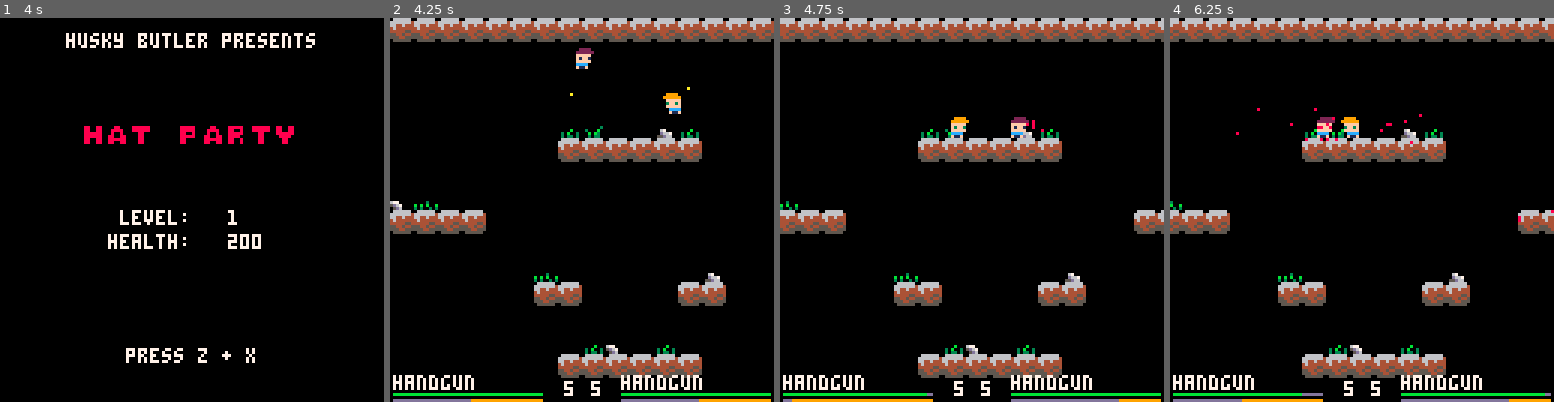
Above: before the commit, frames 1-4 (left to right).
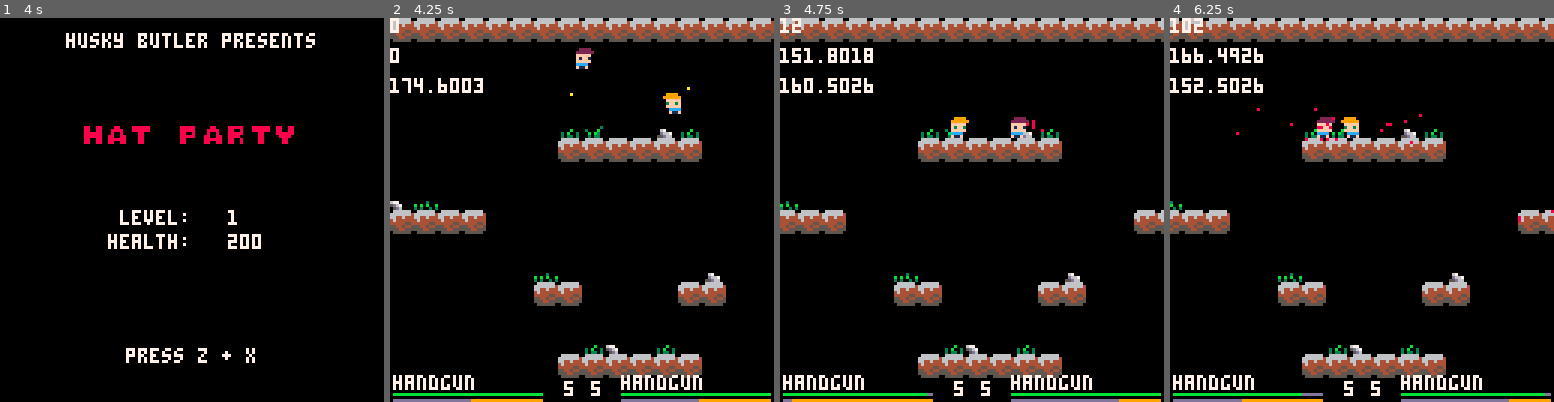
Above: after the commit, the same moments.

Repository: MatthewDiamant/pico8
Game: PICO-8 cartridge carts/hatparty.p8
The game is run twice, just before and just after one commit, with the same random seed, the same clock (stepped at 60 frames per second) and the same inputs.
Inputs:
- Up to frame 1 (4 s): tap X (X key) at 0.33, 1.07, 1.85, 2.97 s; tap O (Z key) at 0.7, 1.7, 2.1, 2.5, 2.9, 3.3, 3.7 s; hold Right 1.6-2.1 s; hold Up 2.15-2.42 s; hold Right 2.47-3.03 s; hold Left 3.08-3.58 s; hold Down 3.63-3.97 s
- Up to frame 2 (4.25 s): hold Right from 4.02 s (still down); tap X (X key) at 4.08 s; tap O (Z key) at 4.1 s
- Up to frame 3 (4.75 s): tap O (Z key) at 4.5 s; release Right at 4.68 s; hold Up from 4.73 s (still down)
- Up to frame 4 (6.25 s): tap O (Z key) every 0.4 s from 4.9 to 6.1 s; release Up at 5.03 s; hold Left 5.08-5.68 s; tap X (X key) at 5.2 s; hold Down 5.73-6.03 s; hold Right from 6.08 s (still down)

Frame 1 is identical in both runs. In frame 2, 0.6% of the frame differs, in the area x 0-25%, y 0-20%; in frame 3, 1.0%; in frame 4, 1.1%.

Commit message:
Lust timer update. Print lust.

Diff:
--- a/carts/hatparty.p8
+++ b/carts/hatparty.p8
@@ -930,9 +930,9 @@
   p1:draw_hud()
   p2:draw_hud()
   game_over()
-  --print(cpu.lust_timer, 0, 0)
-  --print(cpu.lust_left, 0, 10)
-  --print(cpu.lust_right, 0, 20)
+  print(cpu.lust_timer, 0, 0)
+  print(cpu.lust_left, 0, 10)
+  print(cpu.lust_right, 0, 20)
 end
 
 
@@ -1174,7 +1174,7 @@
     end,
 
     calculate_lust=function(self)
-      if self.lust_right - self.lust_left < (8*4 + (self.lust_timer / 60)) then
+      if abs(self.lust_right - self.lust_left) < 8*4 then
         self.lust_timer += 1
       else
         self.lust_timer = 0
Not shown, changed: config.txt
